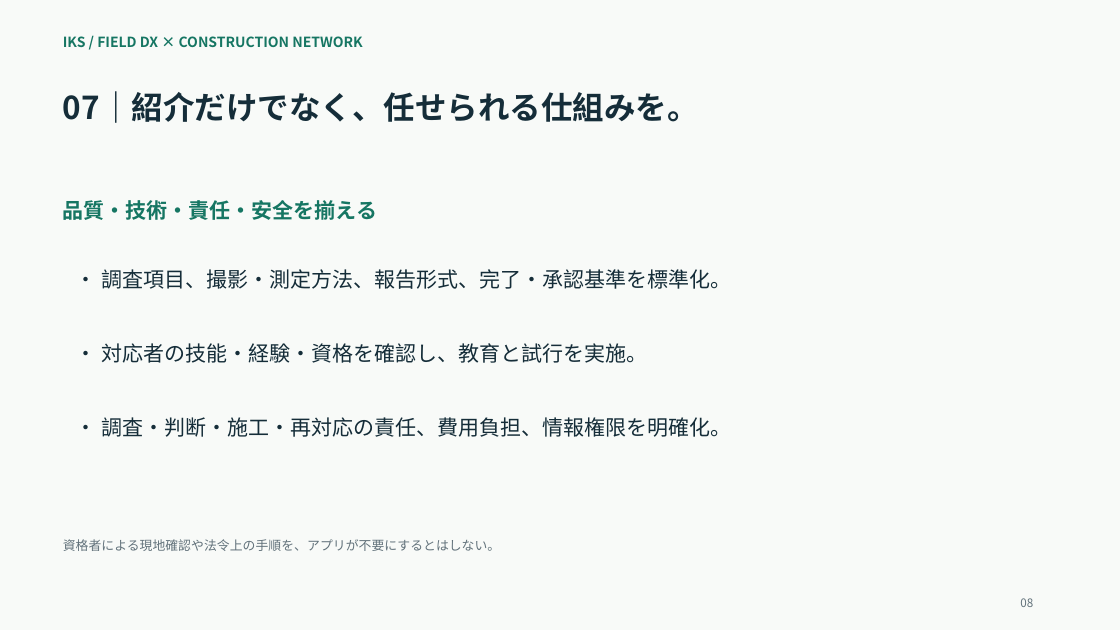
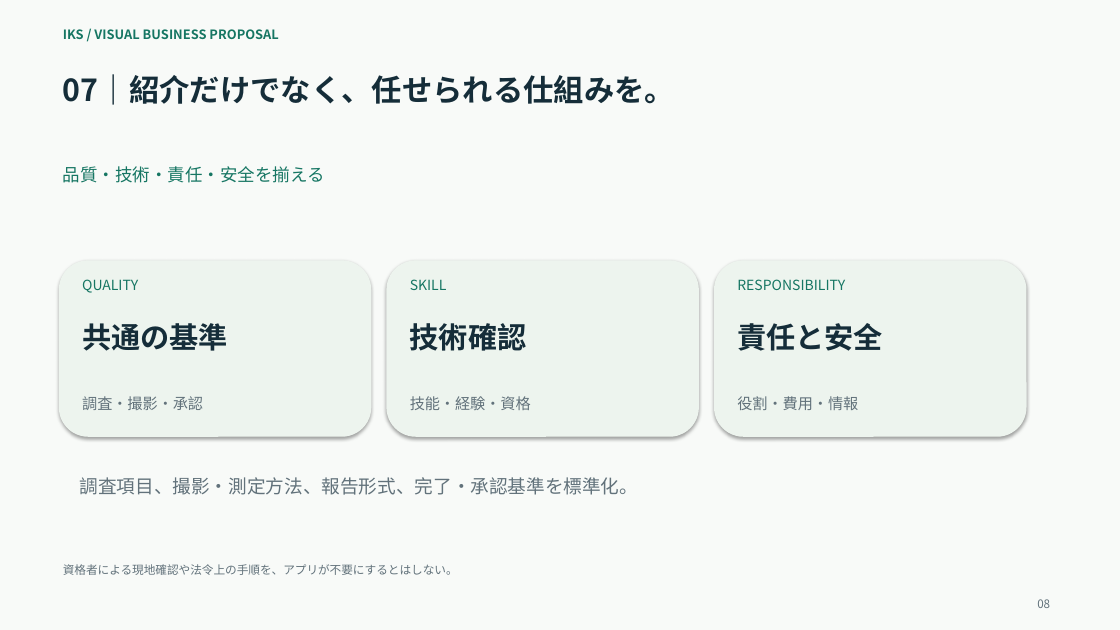
Before and after one commit to kametyosu/IKS-HP, a slide deck: slide 8 of proposal.pptx. Drawn at 1120x630 pixels with LibreOffice and Linux fonts; fonts in the diff are those of the drawing. Boxes give left, top, right and bottom in pixels: in the first picture for what was removed or moved away, otherwise in the second. Text is boxed around its words. In the diff, an @@ line names an element or a change of style, - is before the commit and + after.

```diff
--- a/proposal.pptx
+++ b/proposal.pptx
@@ text at [63,29,278,39]: text changed; size 12 to 11 pt @@
-IKS / FIELD DX × CONSTRUCTION NETWORK
+IKS / VISUAL BUSINESS PROPOSAL
@@ text "07｜紹介だけでなく、任せられる仕組みを。": place and size @@
-text "07｜紹介だけでなく、任せられる仕組みを。" at [63,91,699,123]
+text "07｜紹介だけでなく、任せられる仕組みを。" at [63,74,675,105]
@@ text "07｜紹介だけでなく、任せられる仕組みを。" at [63,74,675,105]: size 27 to 26 pt @@
@@ text "品質・技術・責任・安全を揃える": place and size @@
-text "品質・技術・責任・安全を揃える" at [63,200,377,220]
+text "品質・技術・責任・安全を揃える" at [63,166,325,183]
@@ text "品質・技術・責任・安全を揃える" at [63,166,325,183]: size 18 to 15 pt, bold off @@
@@ rounded rectangle added at [59,260,371,437], fill #EDF4EE @@
@@ rounded rectangle added at [386,260,699,437], fill #EDF4EE @@
@@ rounded rectangle added at [714,260,1027,437], fill #EDF4EE @@
@@ text added at [82,279,138,293], 12 pt, text #167663 @@
+QUALITY
@@ text added at [410,279,447,290], 12 pt, text #167663 @@
+SKILL
@@ text added at [737,279,845,290], 12 pt, text #167663 @@
+RESPONSIBILITY
@@ text added at [82,323,228,351], 25 pt, text #152D39, bold @@
+共通の基準
@@ text added at [410,323,527,351], 25 pt, text #152D39, bold @@
+技術確認
@@ text added at [737,323,883,351], 25 pt, text #152D39, bold @@
+責任と安全
@@ text removed at [101,343,647,363] @@
-• 対応者の技能・経験・資格を確認し、教育と試行を実施。
@@ text added at [82,396,203,410], 13 pt, text #62727B @@
+調査・撮影・承認
@@ text removed at [101,417,731,437] @@
-• 調査・判断・施工・再対応の責任、費用負担、情報権限を明確化。
@@ text added at [410,396,531,410], 13 pt, text #62727B @@
+技能・経験・資格
@@ text added at [737,396,858,410], 13 pt, text #62727B @@
+役割・費用・情報
@@ text at [80,477,638,495]: text changed; size 18 to 16 pt; text colour #152D39 to #62727B @@
-• 調査項目、撮影・測定方法、報告形式、完了・承認基準を標準化。
+調査項目、撮影・測定方法、報告形式、完了・承認基準を標準化。
@@ text "資格者による現地確認や法令上の手順を、アプリが不要にするとはしない。": place and size @@
-text "資格者による現地確認や法令上の手順を、アプリが不要にするとはしない。" at [63,539,500,551]
+text "資格者による現地確認や法令上の手順を、アプリが不要にするとはしない。" at [63,564,458,575]
@@ text "資格者による現地確認や法令上の手順を、アプリが不要にするとはしない。" at [63,564,458,575]: size 11 to 10 pt @@
@@ text "08": place and size @@
-text "08" at [1020,598,1033,607]
+text "08" at [1037,599,1050,608]
```
Also in this commit, not shown: 8 other slides changed, 1 slide added, 1 slide removed, 4 other files.
